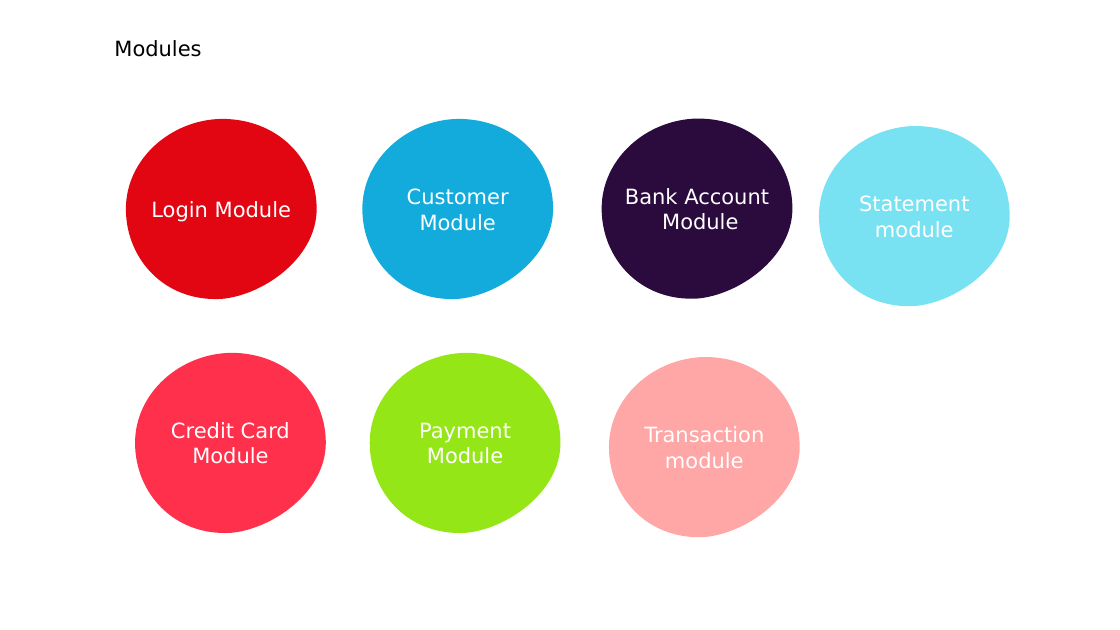
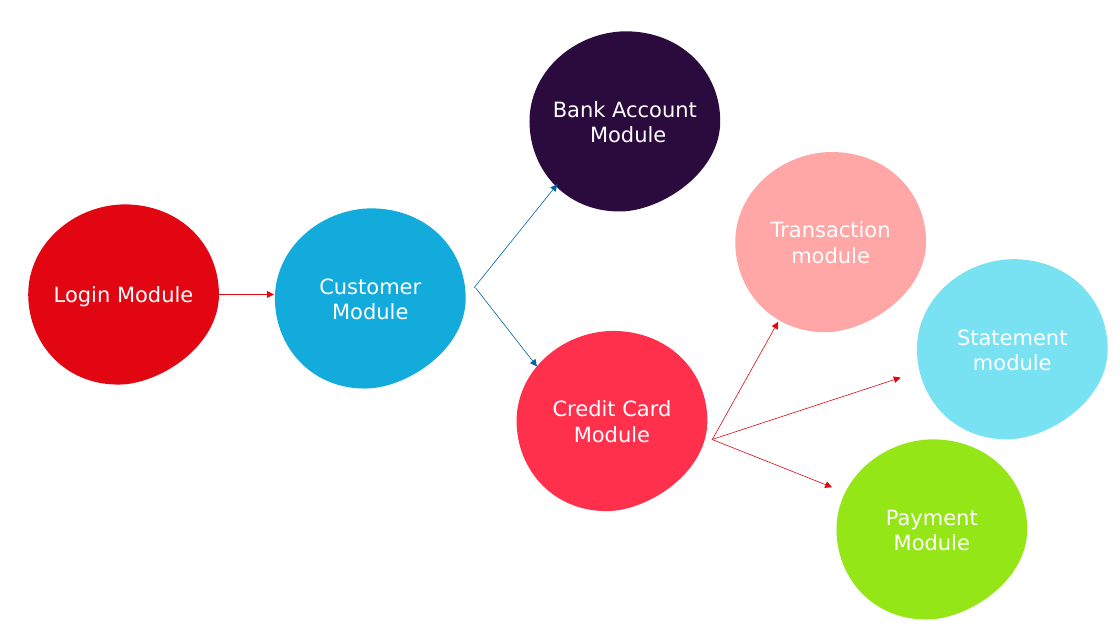
Before and after one commit to joshisangeeta/CreditCardPaymentApplication, a slide deck: slide 4 of Project Analysis.pptx. Drawn at 1120x630 pixels with LibreOffice and Linux fonts; fonts in the diff are those of the drawing. Boxes give left, top, right and bottom in pixels: in the first picture for what was removed or moved away, otherwise in the second. Text is boxed around its words. In the diff, an @@ line names an element or a change of style, - is before the commit and + after.

```diff
--- a/Project Analysis.pptx
+++ b/Project Analysis.pptx
@@ text removed at (114, 40, 201, 57) @@
-Modules
@@ freeform shape "Bank Account": place and size @@
-freeform shape "Bank Account" at (602, 118, 792, 299)
+freeform shape "Bank Account" at (529, 31, 720, 212)
@@ freeform shape at (598, 119, 789, 300): outline redrawn @@
@@ freeform shape "Transaction module": place and size @@
-freeform shape "Transaction module" at (609, 357, 800, 538)
+freeform shape "Transaction module" at (735, 152, 926, 333)
@@ freeform shape "Login Module": place and size @@
-freeform shape "Login Module" at (126, 119, 317, 300)
+freeform shape "Login Module" at (29, 204, 219, 385)
@@ freeform shape "Customer Module": place and size @@
-freeform shape "Customer Module" at (362, 119, 553, 300)
+freeform shape "Customer Module" at (275, 208, 465, 389)
@@ arrow added from (474, 288) to (557, 184), #0062A9 0.5 pt @@
@@ freeform shape "Statement module": place and size @@
-freeform shape "Statement module" at (819, 126, 1010, 307)
+freeform shape "Statement module" at (918, 260, 1108, 440)
@@ arrow added from (219, 295) to (274, 295), #E20613 0.5 pt @@
@@ arrow added from (476, 288) to (537, 366), #0062A9 0.5 pt @@
@@ arrow added from (712, 439) to (778, 322), #E20613 0.5 pt @@
@@ freeform shape "Credit Card Module": place and size @@
-freeform shape "Credit Card Module" at (135, 353, 326, 534)
+freeform shape "Credit Card Module" at (517, 331, 707, 512)
@@ arrow added from (712, 439) to (901, 377), #E20613 0.5 pt @@
@@ arrow added from (712, 439) to (833, 487), #E20613 0.5 pt @@
@@ freeform shape "Payment Module": place and size @@
-freeform shape "Payment Module" at (370, 353, 560, 534)
+freeform shape "Payment Module" at (837, 439, 1028, 620)
@@ line removed from (834, 502) to (967, 502) @@
```
Also in this commit, not shown: 1 slide added, 3 other files.
